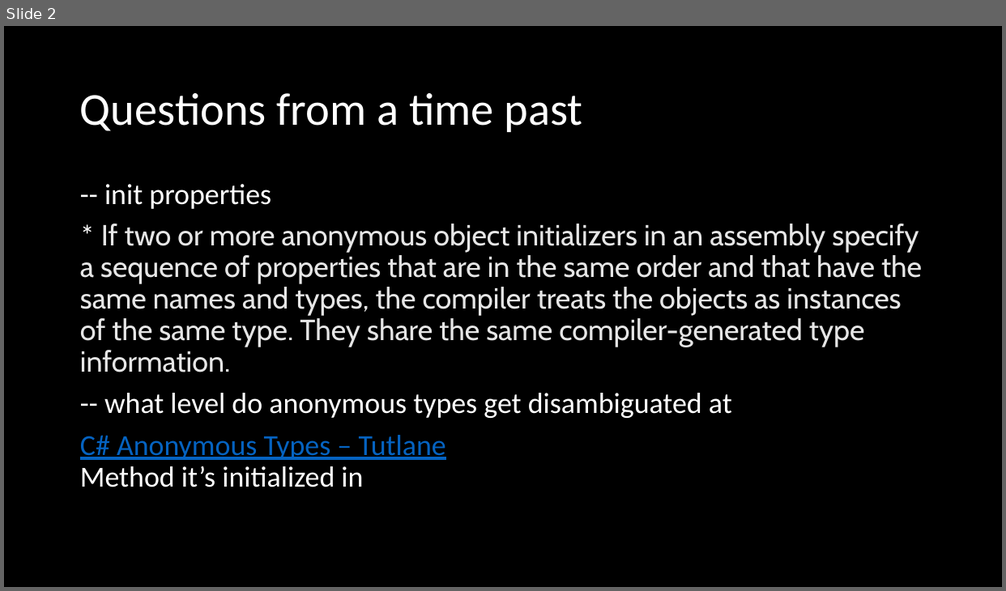
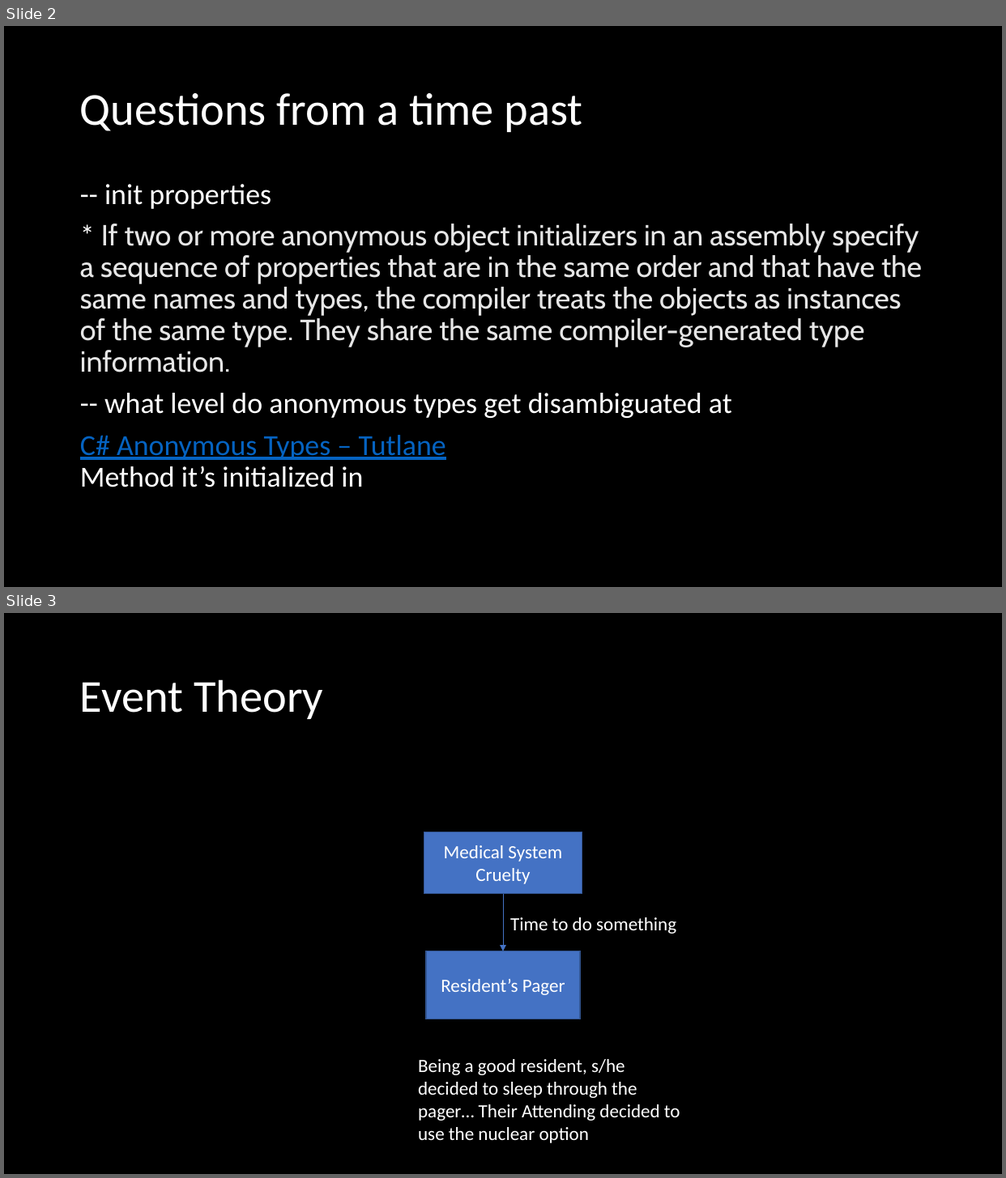
Before and after one commit to microsoft/Flash_University, a slide deck: CLR_via_CSharp/Chapter 11 - Events/Events.pptx. Shown one above the other, each under a label of ours: slide 2 before the commit, slides 2 and 3 after it. The pictures are 1006x591 and 1006x1178 pixels, drawn with LibreOffice and Linux fonts; fonts in the diff are those of the drawing. Boxes give left, top, right and bottom in pixels: in the first picture for what was removed or moved away, otherwise in the second. Text is boxed around its words. In the diff, an @@ line names an element or a change of style, - is before the commit and + after.

```diff
--- a/CLR_via_CSharp/Chapter 11 - Events/Events.pptx
+++ b/CLR_via_CSharp/Chapter 11 - Events/Events.pptx
@@ slide 3 added at box(4, 613, 1002, 1174), background #000000 @@
@@ title added at box(80, 679, 323, 719), 44 pt, text #FFFFFF @@
+Event Theory
@@ rectangle added at box(424, 832, 582, 894), fill #4472C4, outline #325491 1 pt, 18 pt, text #FFFFFF @@
+Medical System Cruelty
@@ arrow added from (503, 894) to (503, 952), #4472C4 0.5 pt @@
@@ text added at box(510, 918, 676, 934), 18 pt, text #FFFFFF @@
+Time to do something
@@ rectangle added at box(426, 952, 581, 1020), fill #4472C4, outline #325491 1 pt, 18 pt, text #FFFFFF @@
+Resident’s Pager
@@ text added at box(418, 1059, 680, 1144), 18 pt, text #FFFFFF @@
+Being a good resident, s/he decided to sleep through the pager… Their Attending decided to use the nuclear option
```
Also in this commit, not shown: 2 other slides added.
